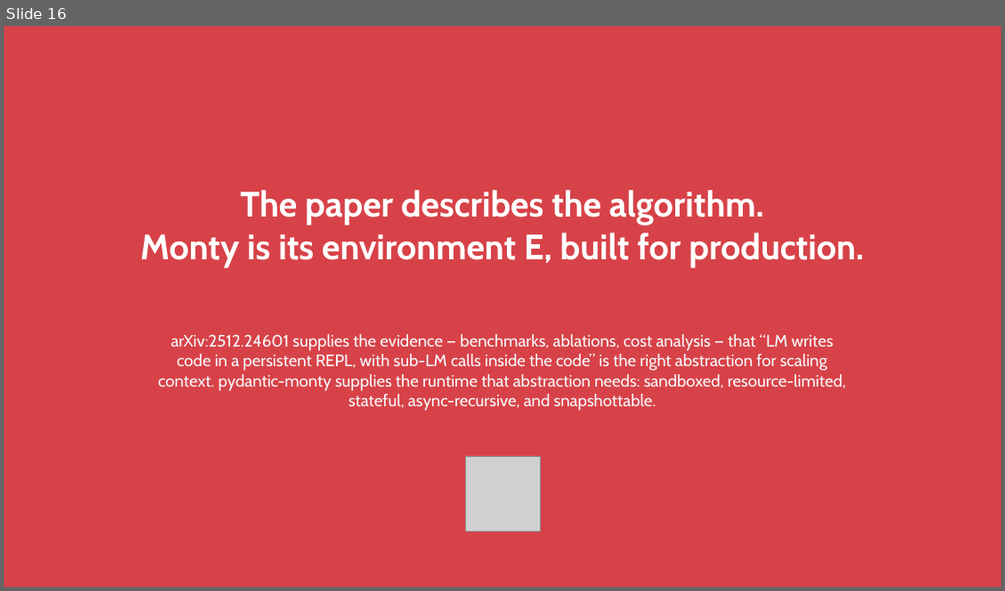
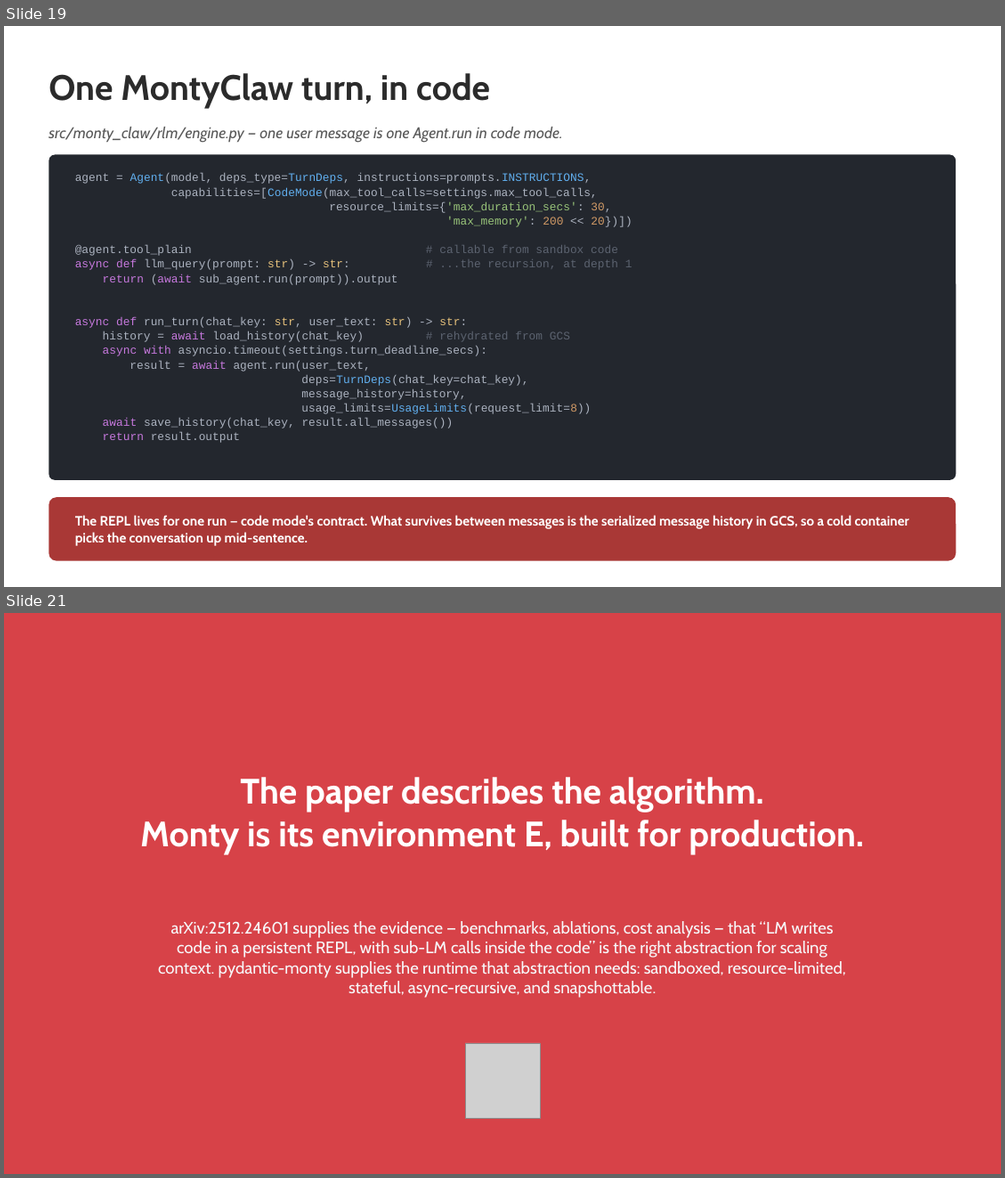
Before and after one commit to batprem/monty-claw, a slide deck: docs/presentations/monty-sandbox-rlm.pptx. Shown one above the other, each under a label of ours: slide 16 before the commit, slides 19 and 21 after it; the slides between them are not shown. The pictures are 1005x591 and 1005x1178 pixels, drawn with LibreOffice and Linux fonts; fonts in the diff are those of the drawing; grey boxes stand for pictures. Boxes give left, top, right and bottom in pixels: in the first picture for what was removed or moved away, otherwise in the second. Text is boxed around its words. In the diff, an @@ line names an element or a change of style, - is before the commit and + after.

```diff
--- a/docs/presentations/monty-sandbox-rlm.pptx
+++ b/docs/presentations/monty-sandbox-rlm.pptx
@@ slide 19 added at (4, 26, 1001, 587), background #FFFFFF @@
@@ text added at (48, 73, 490, 108), 34 pt, text #2B2B2B, bold @@
+One MontyClaw turn, in code
@@ text added at (48, 127, 563, 142), 15 pt, text #595959, italic @@
+src/monty_claw/rlm/engine.py — one user message is one Agent.run in code mode.
@@ rounded rectangle added at (48, 155, 956, 480), fill #23272E @@
@@ text added at (75, 173, 631, 443), 11 pt, text #ABB2BF @@
+agent = Agent(model, deps_type=TurnDeps, instructions=prompts.INSTRUCTIONS,
+capabilities=[CodeMode(max_tool_calls=settings.max_tool_calls,
+resource_limits={'max_duration_secs': 30,
+'max_memory': 200 << 20})])
+@agent.tool_plain # callable from sandbox code
+async def llm_query(prompt: str) -> str: # ...the recursion, at depth 1
+return (await sub_agent.run(prompt)).output
+async def run_turn(chat_key: str, user_text: str) -> str:
+history = await load_history(chat_key) # rehydrated from GCS
+async with asyncio.timeout(settings.turn_deadline_secs):
+result = await agent.run(user_text,
+deps=TurnDeps(chat_key=chat_key),
+message_history=history,
+usage_limits=UsageLimits(request_limit=8))
+await save_history(chat_key, result.all_messages())
+return result.output
@@ rounded rectangle added at (48, 497, 956, 561), fill #A93836 @@
@@ text added at (75, 515, 909, 545), 13 pt, text #FFFFFF, bold @@
+The REPL lives for one run — code mode's contract. What survives between messages is the serialized message history in GCS, so a cold container picks the conversation up mid-sentence.
@@ what was slide 16 is now slide 21 @@
```
Also in this commit, not shown: 1 slide changed, 4 other slides added, 6 other files.
